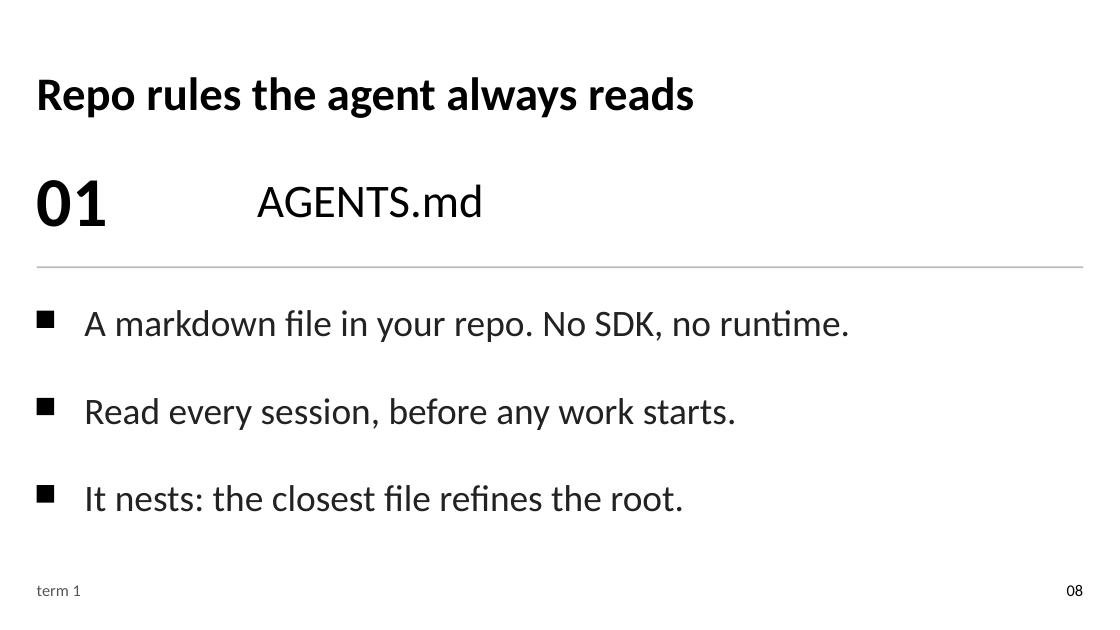
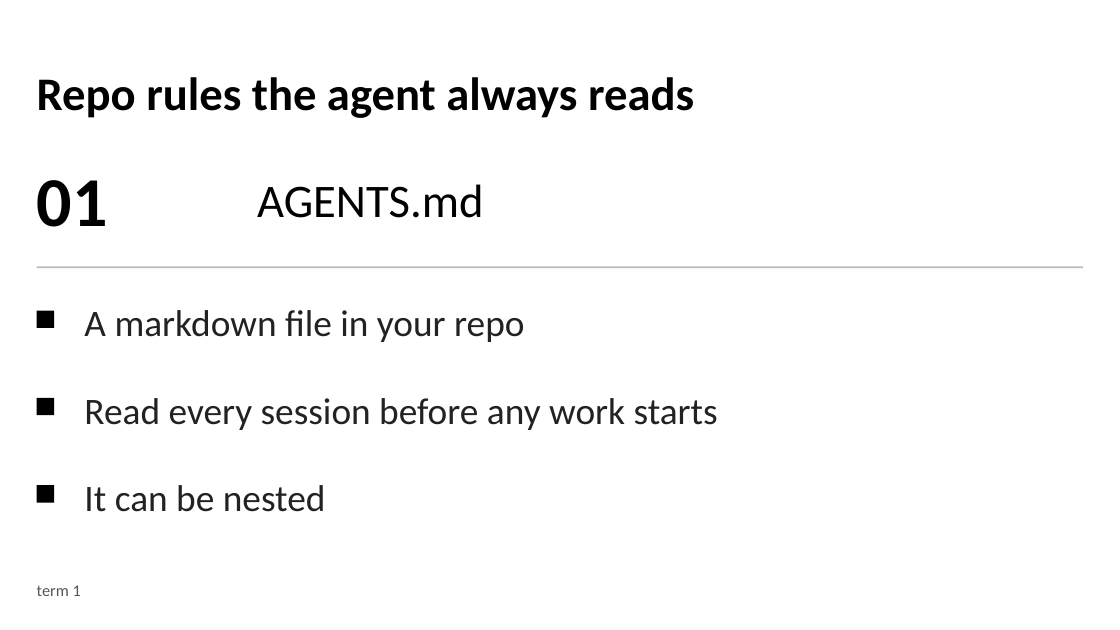
Before and after one commit to devlinduldulao/agents-and-skill-demo, a slide deck: slide 19 of ai-agent-terms-full-talk.pptx (slide 8 before the commit). Drawn at 1120x630 pixels with LibreOffice and Linux fonts; fonts in the diff are those of the drawing. Boxes give left, top, right and bottom in pixels: in the first picture for what was removed or moved away, otherwise in the second. Text is boxed around its words. In the diff, an @@ line names an element or a change of style, - is before the commit and + after.

```diff
--- a/ai-agent-terms-full-talk.pptx
+++ b/ai-agent-terms-full-talk.pptx
@@ text at (x1=84, y1=310, x2=524, y2=342): text changed @@
-A markdown file in your repo. No SDK, no runtime.
+A markdown file in your repo
@@ text at (x1=84, y1=398, x2=718, y2=430): text changed @@
-Read every session, before any work starts.
+Read every session before any work starts
@@ text at (x1=84, y1=485, x2=326, y2=512): text changed @@
-It nests: the closest file refines the root.
+It can be nested
@@ text removed at (x1=1067, y1=585, x2=1084, y2=596) @@
-08
```
Also in this commit, not shown: 14 other slides changed, 27 slides added, 11 slides removed, 1 other file.
